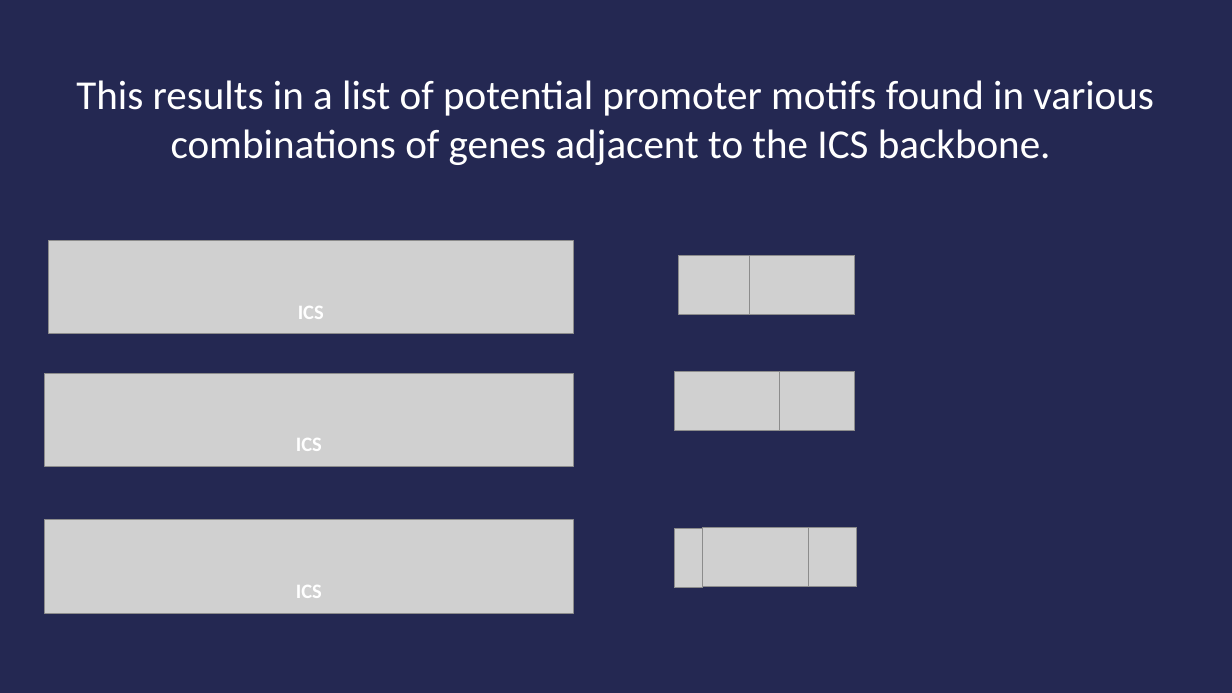
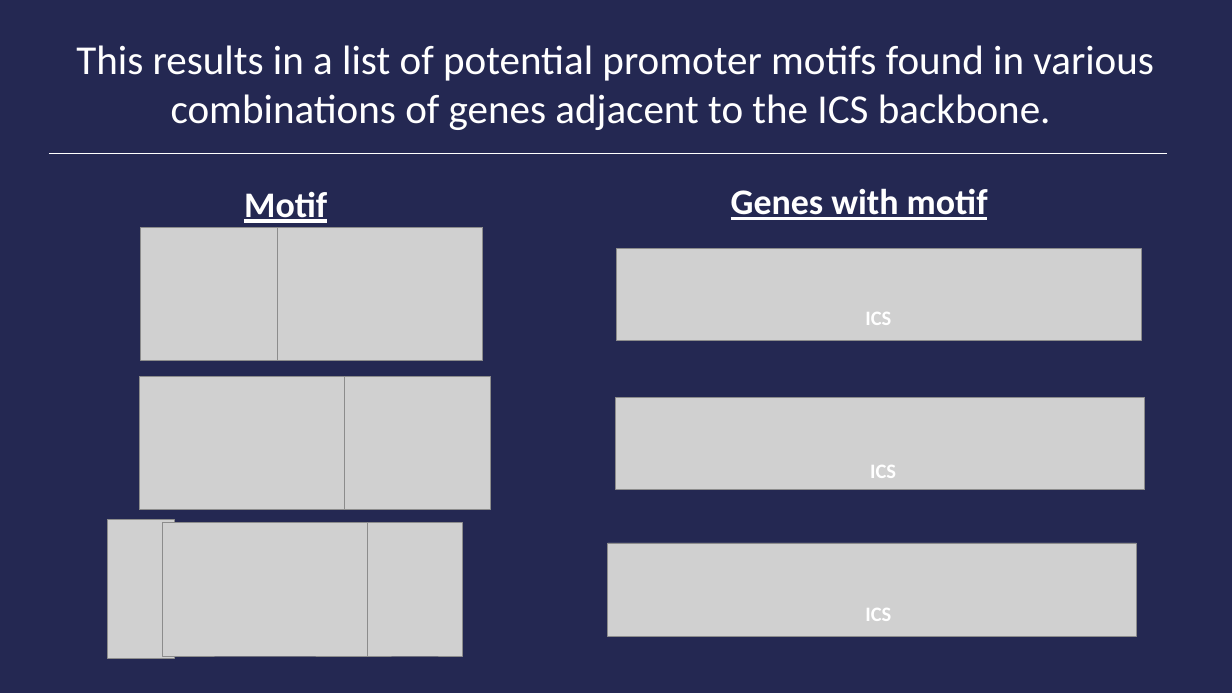
Before and after one commit to gnick18/FungalICS_Website, a slide deck: slide 4 of Images/CassisExplanation.pptx. Drawn at 1232x693 pixels with LibreOffice and Linux fonts; fonts in the diff are those of the drawing; grey boxes stand for pictures. Boxes give left, top, right and bottom in pixels: in the first picture for what was removed or moved away, otherwise in the second. Text is boxed around its words. In the diff, an @@ line names an element or a change of style, - is before the commit and + after.

```diff
--- a/Images/CassisExplanation.pptx
+++ b/Images/CassisExplanation.pptx
@@ text "This results in a list ...": place and size @@
-text "This results in a list ..." at <box>76,80,1154,165</box>
+text "This results in a list ..." at <box>76,45,1154,130</box>
@@ line added from (49, 153) to (1167, 153), #FFFFFF 1 pt @@
@@ text added at <box>244,191,327,223</box>, 28 pt, text #FFFFFF, bold, underline @@
+Motif
@@ text added at <box>731,188,988,220</box>, 28 pt, text #FFFFFF, bold, underline @@
+Genes with motif
@@ picture: place and size @@
-picture at <box>679,255,754,314</box>
+picture at <box>140,227,287,361</box>
@@ picture: place and size @@
-picture at <box>750,255,855,314</box>
+picture at <box>278,227,483,361</box>
@@ picture removed at <box>49,241,574,334</box> @@
@@ picture added at <box>616,248,1141,340</box> @@
@@ text "ICS": place and size @@
-text "ICS" at <box>298,306,324,319</box>
+text "ICS" at <box>865,312,891,325</box>
@@ picture removed at <box>45,373,574,466</box> @@
@@ picture: place and size @@
-picture at <box>675,372,780,431</box>
+picture at <box>140,376,345,510</box>
@@ picture: place and size @@
-picture at <box>780,372,855,431</box>
+picture at <box>345,376,491,510</box>
@@ picture added at <box>616,397,1145,490</box> @@
@@ text "ICS": place and size @@
-text "ICS" at <box>296,438,322,451</box>
+text "ICS" at <box>870,465,896,478</box>
@@ picture removed at <box>45,519,574,613</box> @@
@@ picture: place and size @@
-picture at <box>675,529,703,588</box>
+picture at <box>107,519,174,658</box>
@@ picture: place and size @@
-picture at <box>702,528,808,587</box>
+picture at <box>163,522,368,656</box>
@@ picture: place and size @@
-picture at <box>809,528,858,587</box>
+picture at <box>368,522,462,656</box>
@@ picture added at <box>608,543,1137,637</box> @@
@@ text "ICS": place and size @@
-text "ICS" at <box>296,585,322,598</box>
+text "ICS" at <box>865,608,891,621</box>
```
Also in this commit, not shown: 4 other slides changed, 2 slides added, 10 other files.
